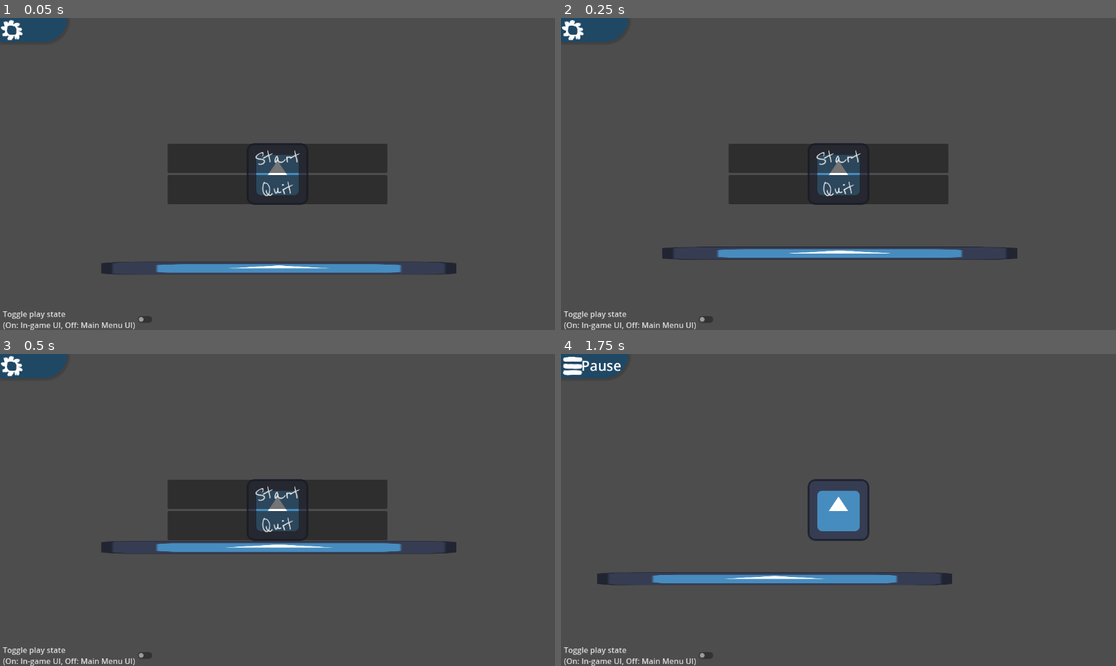
Above: before the commit, frames 1-4 (two rows, left to right).
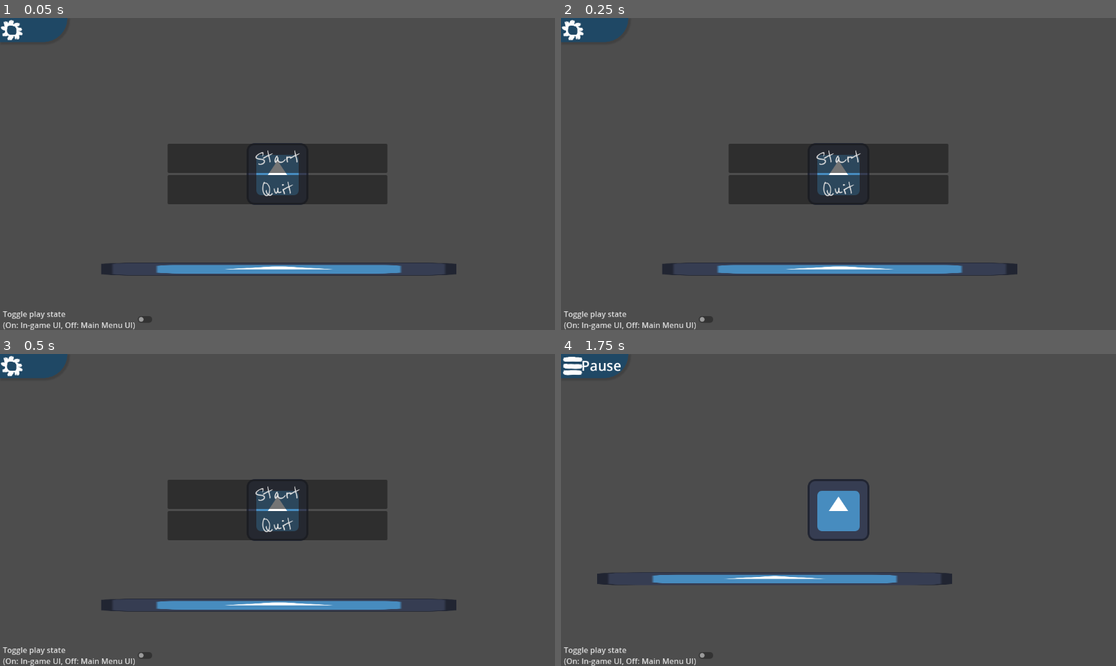
Above: after the commit, the same moments.

Repository: avetharun/GodotGameJam6-14
Game: Godot game, scene res://Scenes/main.tscn
The game is run twice, just before and just after one commit, with the same random seed, the same clock (stepped at 60 frames per second) and the same inputs. The engine's default icon, where the game draws it, is replaced by a stand-in: a white triangle on a blue panel in a dark square.
Inputs (mouse positions are in pixels of both pictures, inside the frame that each line leads up to):
- Up to frame 1 (0.05 s): no input
- Up to frame 2 (0.25 s): no input
- Up to frame 3 (0.5 s): no input
- Up to frame 4 (1.75 s): click "Start" at 0.5 s; tap Enter at 1.25 s; move the mouse to (960, 494) at 1.27 s; hold D (right) from 1.28 s (still down); tap 0 at 1.35 s; click (960, 494) at 1.42 s; tap Space (jump) at 1.52 s

The runs differ from the first frame. In frame 1, 0.9% of the frame differs, in the area x 18-83%, y 78-83%; in frame 2, 3.4%; in frame 3, 3.4%, in the area x 18-83%, y 59-83%; in frame 4, nothing differs.

Commit message:
stop game from playing until start is pressed
fml this is dumb

Diff:
--- a/Scripts/Player/player.gd
+++ b/Scripts/Player/player.gd
@@ -9,6 +9,7 @@
 
 
 func _physics_process(delta):
+	if GameConstants.Instance.IsPlayingGame == false: return
 	# Add the gravity.
 	if not is_on_floor():
 		velocity.y += gravity * delta
--- a/Scripts/SettingsBase.gd
+++ b/Scripts/SettingsBase.gd
@@ -5,7 +5,7 @@
 
 # ! Null check required
 func GetSettingsValueFor(name: String):
-    for val in Settings:
-        if (val.HiddenName.contains(name)):
-            return val.GetValue()
-    return ""
+	for val in Settings:
+		if (val.HiddenName.contains(name)):
+			return val.GetValue()
+	return ""
Not shown: 1 places in Scenes/main.tscn that only renumber resources
